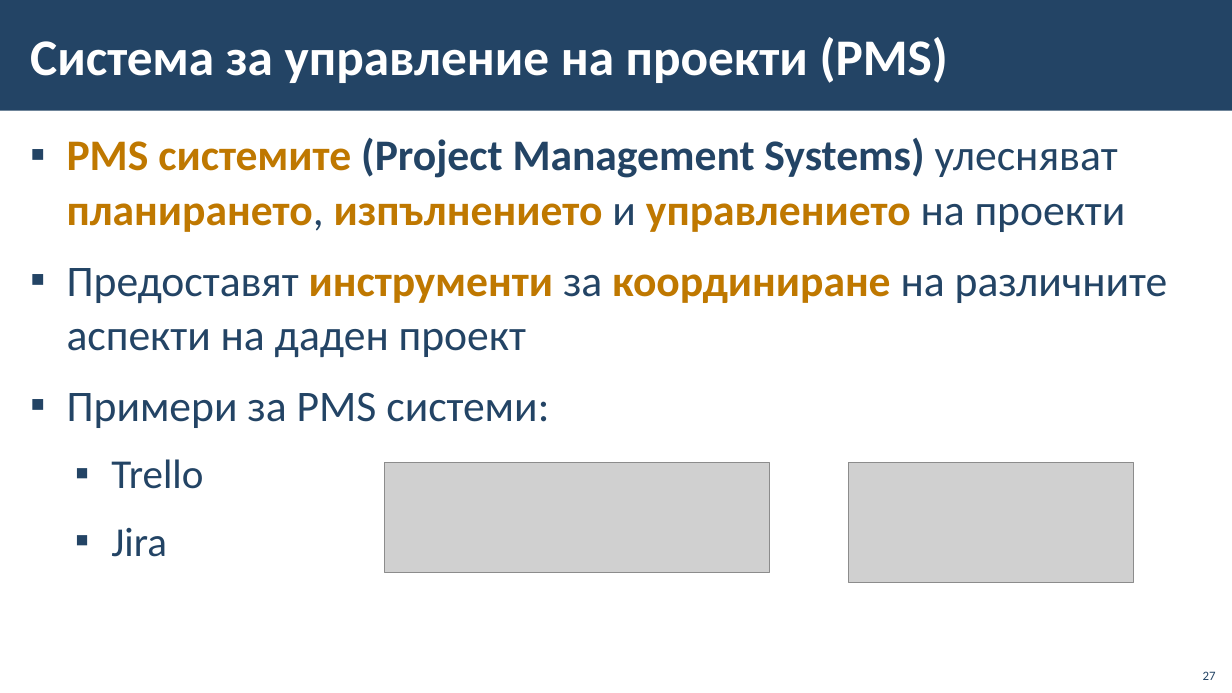
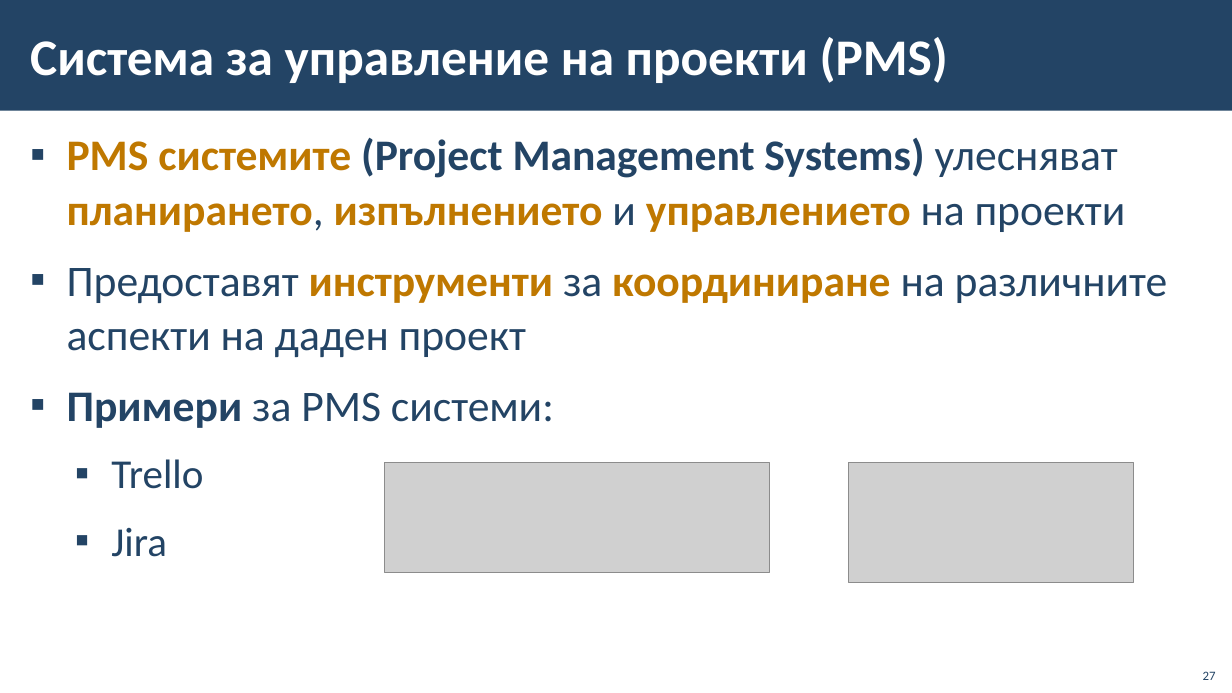
Before and after one commit to BG-IT-Edu/School-Programming, a slide deck: slide 27 of Courses/Software-Sciences/Module-4-Information-Systems-New/01-Introduction-to-IT-Systems/01-Introduction-to-IT-Systems.pptx. Drawn at 1232x693 pixels with LibreOffice and Linux fonts; fonts in the diff are those of the drawing; grey boxes stand for pictures; background and template pictures are left out. Boxes give left, top, right and bottom in pixels: in the first picture for what was removed or moved away, otherwise in the second. Text is boxed around its words. In the diff, an @@ line names an element or a change of style, - is before the commit and + after.

```diff
--- a/Courses/Software-Sciences/Module-4-Information-Systems-New/01-Introduction-to-IT-Systems/01-Introduction-to-IT-Systems.pptx
+++ b/Courses/Software-Sciences/Module-4-Information-Systems-New/01-Introduction-to-IT-Systems/01-Introduction-to-IT-Systems.pptx
@@ text at bbox=[67, 392, 554, 428]: bold on in "Примери" @@
```
Also in this commit, not shown: 3 other slides changed.
